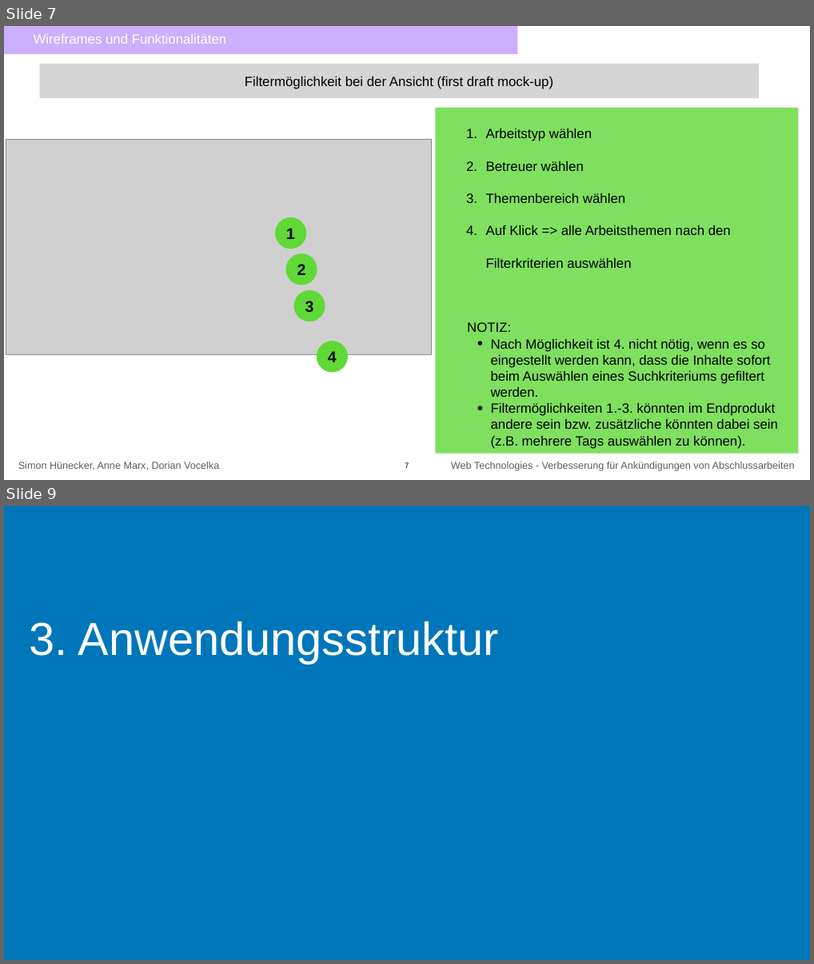
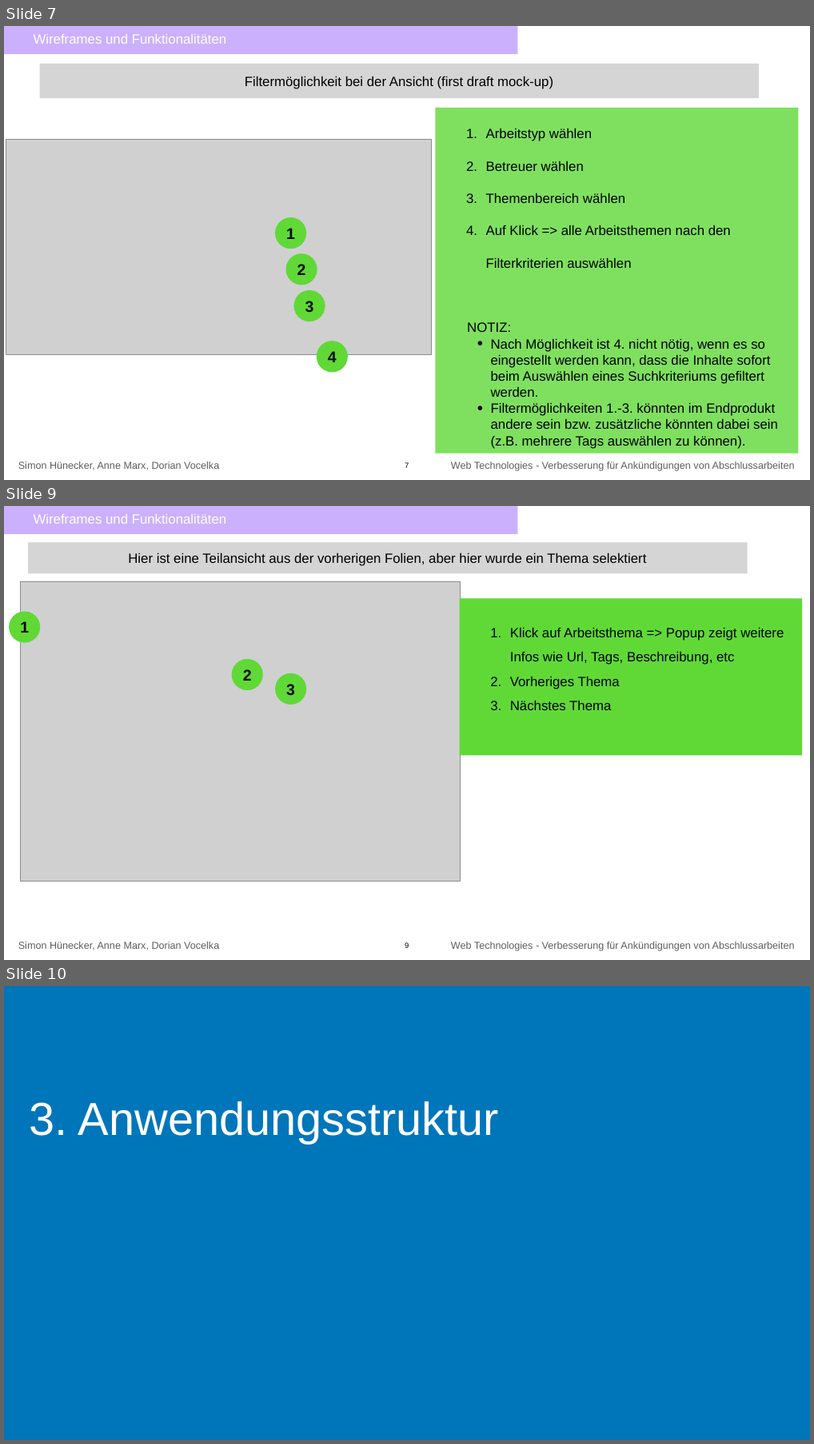
Before and after one commit to annenotarobot/WebTech-Assignemnt-3, a slide deck: documentation/Präsentationsfolien Assignement 2.pptx. Shown one above the other, each under a label of ours: slides 7 and 9 before the commit, slides 7, 9 and 10 after it; the slides between them are not shown. The pictures are 814x964 and 814x1444 pixels, drawn with LibreOffice and Linux fonts; fonts in the diff are those of the drawing; grey boxes stand for pictures. Boxes give left, top, right and bottom in pixels: in the first picture for what was removed or moved away, otherwise in the second. Text is boxed around its words. In the diff, an @@ line names an element or a change of style, - is before the commit and + after.

Commit message:
Abegabe- und Präsentationsfolien wurden mit neue Mockups geupdated

```diff
--- a/documentation/Präsentationsfolien Assignement 2.pptx
+++ b/documentation/Präsentationsfolien Assignement 2.pptx
@@ slide 9 added at (x1=4, y1=506, x2=810, y2=960), background #FFFFFF; not listed: 2 template elements that a slide beside it also shows @@
@@ rectangle added at (x1=4, y1=506, x2=518, y2=534), fill #8D52FD at 45% opacity, 32 pt, text #FFFFFF @@
+    Wireframes und Funktionalitäten
@@ rectangle added at (x1=28, y1=542, x2=747, y2=573), fill #D5D5D5, 32 pt, text #000000 @@
+Hier ist eine Teilansicht aus der vorherigen Folien, aber hier wurde ein Thema selektiert
@@ picture added at (x1=21, y1=581, x2=460, y2=880) @@
@@ rectangle added at (x1=460, y1=598, x2=802, y2=755), fill #60D937, 32 pt, text #000000 @@
+  1. Klick auf Arbeitsthema => Popup zeigt weitere Infos wie Url, Tags, Beschreibung, etc
+  2. Vorheriges Thema
+  3. Nächstes Thema
@@ ellipse added at (x1=9, y1=612, x2=40, y2=643), fill #60D937, 37 pt, text #000000, bold @@
+1
@@ ellipse added at (x1=232, y1=659, x2=263, y2=690), fill #60D937, 37 pt, text #000000, bold @@
+2
@@ ellipse added at (x1=275, y1=673, x2=306, y2=704), fill #60D937, 37 pt, text #000000, bold @@
+3
@@ page number added at (x1=405, y1=942, x2=409, y2=948), 18 pt, text #000000 @@
+9
@@ what was slide 9 is now slide 10 @@
```
Also in this commit, not shown: 1 slide changed, 5 other files.
